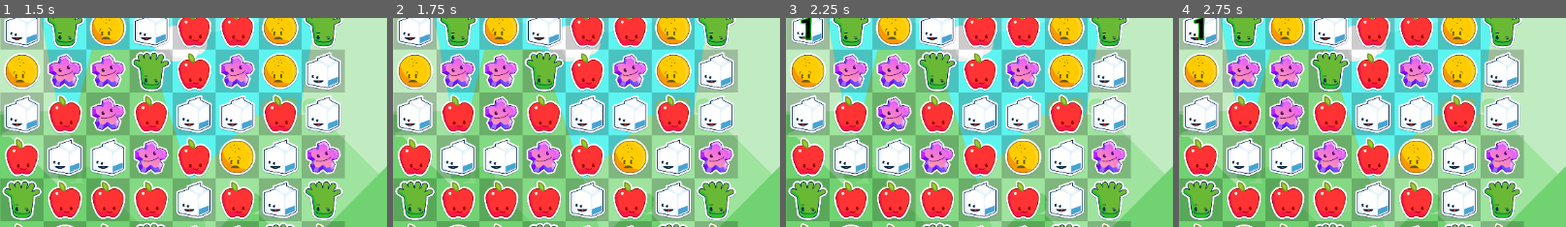
Above: before the commit, frames 1-4 (left to right).
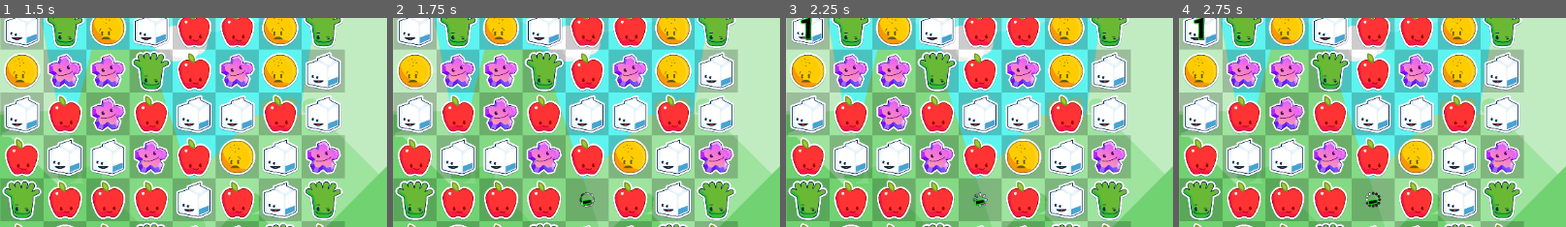
Above: after the commit, the same moments.

Repository: gitbrent/godot-match-3
Game: Godot game, scene res://game.tscn
Two runs of this game, one before a commit and one after it. Both use one fixed random seed, a clock stepped at 60 frames per second and the inputs below.
Inputs (mouse positions are % of the whole screen's width and height, from its top left):
- Up to frame 1 (1.5 s): tap Enter at 0.5 s; drag from (32, 13) to (60, 25) at 0.52 s; drag from (32, 23) to (45, 69) at 1.27 s
- Up to frame 2 (1.75 s): no input
- Up to frame 3 (2.25 s): tap Space at 2 s; move the mouse to (32, 33) at 2.02 s; click (32, 33) at 2.17 s
- Up to frame 4 (2.75 s): no input
The pictures show only the part of the screen within x 29-79%, y 31-81%; the shares and areas given below are measured in that part.

Frame 1 is identical in both runs. In frame 2, 1.4% of the frame differs, in the area x 45-55%, y 77-97%; in frame 3, 1.4%; in frame 4, 1.4%.

Commit message:
code cleanup

Diff:
--- a/game_board/GameBoard.gd
+++ b/game_board/GameBoard.gd
@@ -27,6 +27,44 @@
 	return brent
 
 # =========================================================
+
+func fill_grid():
+	var size = 8  # This is the size of your grid, 8x8 in this case
+	for i in range(size):
+		for j in range(size):
+			# Calculate index from row and column
+			#var index = i * size + j
+
+			# Load the appropriate scene based on the checkerboard pattern
+			var brdsq_scene_path = "res://game_board/board_square_1.tscn"  # Assume light square
+			if (i + j) % 2 == 0:
+				brdsq_scene_path = "res://game_board/board_square_0.tscn"  # Dark square
+
+			# Load and instantiate the scene
+			var brdsq_scene = load(brdsq_scene_path)
+			var brdsq = brdsq_scene.instantiate()
+
+			# Add the instantiated square to the grid container
+			grid_container.add_child(brdsq)
+
+func fill_hbox():
+	var gem_colors = [Enums.GemColor.WHITE, Enums.GemColor.RED, Enums.GemColor.YELLOW, Enums.GemColor.GREEN, Enums.GemColor.PURPLE]
+	for col_idx in range(hbox_container.get_child_count()):
+		for row_idx in range(8):
+			# A: random gem
+			var gem_type = gem_colors[randi() % gem_colors.size()]
+			#var gem_type = Enums.GemColor.WHITE
+			# B: create/add
+			var gem_cell_scene = load("res://game_board/gem_cell.tscn")
+			var gem_cell:GemCell = gem_cell_scene.instantiate()
+			hbox_container.get_child(col_idx).add_child(gem_cell)
+			gem_cell.initialize(gem_type)
+			var control_node = gem_cell.get_node("GemControl")
+			#control_node.connect("drag_start", self._on_cell_click)
+			control_node.connect("cell_click", self._on_cell_click)
+			#control_node.connect("drag_ended", self._on_cell_click)
+
+# =========================================================
 # NEW!!
 # =========================================================
 
@@ -90,7 +128,7 @@
 				if streak >= 3:
 					# Collect match details
 					for i in range(match_start, column):
-						match_details.append({"row": row, "column": i, "color": last_color})
+						match_details.append(gem_cell)
 					return match_details
 				streak = 1
 				match_start = column
@@ -169,6 +207,9 @@
 # STEP 2: Swap gems: capture current gems, move scenes via tween
 
 func swap_gem_cells(swap_cell_1:GemCell, swap_cell_2:GemCell):
+	if not swap_cell_1 or not swap_cell_2:
+		return
+
 	# A: signal game controller
 	emit_signal("gem_swapped") # play swipe sound
 
@@ -222,10 +263,11 @@
 		check_board_post_moves()
 
 func check_board_post_moves():
-	print("[check_board_post_moves]: enter")
+	print("[check_board_post_moves]: enter") # We get called too much (3 times after 1 move)
+	# FIXME: TODO: ^^^
 	var gem_matches = get_first_match()
 	if gem_matches.size() == 0:
-		await get_tree().create_timer(TWEEN_TIME).timeout
+		#await get_tree().create_timer(TWEEN_TIME).timeout
 		# Then swap them right back
 		swap_gem_cells(undo_cell_2, undo_cell_1)
 		undo_cell_1 = null
@@ -233,7 +275,7 @@
 	else:
 		print("[check_board_post_moves]: MATCHES! ", gem_matches)
 		# D3: log gems to explode after move is done
-		#explode_gems(explode_me_matched_gems)
+		explode_gems(gem_matches)
 		# TODO: EXPLODE LOOP
 		pass
 
@@ -254,196 +296,3 @@
 	#if selected_cell_2:
 		#selected_cell_2.debug_show_selnum(0)
 		#selected_cell_2 = null
-
-# =========================================================
-
-# ABOVE ARE CLEAR ~~~~~~~~~~~~~~~~~~~~~~~~~~~~~~~~~~~~~~~~~
-
-# TODO: Check entire board for any matches (not used yet, will show "NO MOVES" and reload grid)
-#func check_for_matches() -> bool:
-	#var num_columns: int = hbox_container.get_child_count()
-	#var num_rows: int = hbox_container.get_child_count()
-	#
-	## Horizontal Check (check each row)
-	#for row in range(num_rows):
-		#var last_color = null
-		#var streak = 0
-		#for column in range(num_columns):
-			##print("[check_for_matches]: [" + str(row) + "/" + str(column) + "]")
-			#var gem_cell = $HBoxContainer.get_child(column).get_child(row) as GemCell
-			#if gem_cell.gem_color == last_color:
-				#streak += 1
-			#else:
-				#if streak >= 3:
-					#return true  # Found a horizontal match
-				#streak = 1
-				#last_color = gem_cell.gem_color
-		#if streak >= 3:
-			#return true  # Check if the last streak in the row was a match
-	#
-	## Vertical Check (check each column)
-	#for column in range(num_columns):
-		#var last_color = null
-		#var streak = 0
-		#for row in range(num_rows):
-			#var gem_cell = $HBoxContainer.get_child(column).get_child(row) as GemCell
-			#if gem_cell.gem_color == last_color:
-				#streak += 1
-			#else:
-				#if streak >= 3:
-					#return true  # Found a vertical match
-				#streak = 1
-				#last_color = gem_cell.gem_color
-		#if streak >= 3:
-			#return true  # Check if the last streak in the column was a match
-	#
-	#return false  # No matches found
-#
-#func unique_array(array: Array) -> Array:
-	#var unique_dict: Dictionary = {}
-	#for item in array:
-		#unique_dict[item] = true
-	#return unique_dict.keys()
-#
-#func get_matched_gems(col: int, row: int) -> Array:
-	#var matches: Array = []
-	#var hbox = hbox_container
-#
-	## Check horizontally
-	#matches += get_matches_in_direction(col, row, hbox, -1, 0)  # Left
-	#matches += get_matches_in_direction(col, row, hbox, 1, 0)   # Right
-	#if matches.size() > 1:  # Includes the center gem, need at least one more for a match
-		#matches.append(hbox.get_child(col).get_child(row))  # Add center gem if match found
-#
-	## Check vertically
-	#var vertical_matches: Array = []
-	#vertical_matches += get_matches_in_direction(col, row, hbox, 0, -1)  # Up
-	#vertical_matches += get_matches_in_direction(col, row, hbox, 0, 1)   # Down
-	#if vertical_matches.size() > 1:
-		#vertical_matches.append(hbox.get_child(col).get_child(row))  # Add center gem if match found
-		#matches += vertical_matches  # Combine horizontal and vertical matches
-	#
-	#return unique_array(matches)  # Remove duplicates if any gem is counted in both directions
-#
-#func get_matches_in_direction(start_col: int, start_row: int, hbox: HBoxContainer, delta_col: int, delta_row: int) -> Array:
-	#var matches: Array = []
-	#var current_col: int = start_col + delta_col
-	#var current_row: int = start_row + delta_row
-	#var current_color: Enums.GemColor = (hbox.get_child(start_col).get_child(start_row) as GemCell).gem_color
-	#while current_col >= 0 and current_col < hbox.get_child_count() and current_row >= 0 and current_row < hbox.get_child(current_col).get_child_count():
-		#var gem_cell: GemCell = hbox.get_child(current_col).get_child(current_row) as GemCell
-		#if gem_cell.gem_color == current_color:
-			#matches.append(gem_cell)
-			#current_col += delta_col
-			#current_row += delta_row
-		#else:
-			#break
-	#return matches
-#
-#func will_create_match(src_cell: GemCell, new_col: int, new_row: int) -> bool:
-	#print("[will_create_match]: " + Enums.get_color_name_by_value(src_cell.gem_color) + " at c:r " + str(new_col+1) + ":" + str(new_row+1))
-	#
-	## Temporarily swap gems for the purpose of checking
-	#var tgt_cell: GemCell = hbox_container.get_child(new_col).get_child(new_row) as GemCell
-	#var original_color: Enums.GemColor = tgt_cell.gem_color
-	#tgt_cell.gem_color = src_cell.gem_color
-	#src_cell.gem_color = original_color
-	#
-	## Check for matches
-	#var matched_gems: Array = get_matched_gems(new_col, new_row)
-	#print("[will_create_match]: matched_gems: ", matched_gems)
-	#if matched_gems.size() > 0:
-		#return true
-	#
-	## Revert colors back if no match is found
-	#tgt_cell.gem_color = original_color
-	#src_cell.gem_color = tgt_cell.gem_color
-	#return false
-#
-#func check_match_at_position(col: int, row: int, hbox: HBoxContainer) -> bool:
-	## Check horizontally
-	#var min_col = max(col - 2, 0)
-	#var max_col = min(col + 2, hbox.get_child_count() - 1)
-	#var current_color = (hbox.get_child(col).get_child(row) as GemCell).gem_color
-	#var match_count = 1  # Start with the gem itself
-#
-	## Check to the left
-	#for i in range(col - 1, min_col - 1, -1):
-		#if (hbox.get_child(i).get_child(row) as GemCell).gem_color == current_color:
-			#match_count += 1
-		#else:
-			#break
-#
-	## Check to the right
-	#for i in range(col + 1, max_col + 1):
-		#if (hbox.get_child(i).get_child(row) as GemCell).gem_color == current_color:
-			#match_count += 1
-		#else:
-			#break
-#
-	#if match_count >= 3:
-		#return true  # Horizontal match found
-#
-	## Check vertically
-	#var vbox = hbox.get_child(col) as VBoxContainer
-	#var min_row = max(row - 2, 0)
-	#var max_row = min(row + 2, vbox.get_child_count() - 1)
-	#match_count = 1  # Reset for vertical checking
-#
-	## Check upwards
-	#for i in range(row - 1, min_row - 1, -1):
-		#if (vbox.get_child(i) as GemCell).gem_color == current_color:
-			#match_count += 1
-		#else:
-			#break
-#
-	## Check downwards
-	#for i in range(row + 1, max_row + 1):
-		#if (vbox.get_child(i) as GemCell).gem_color == current_color:
-			#match_count += 1
-		#else:
-			#break
-#
-	#if match_count >= 3:
-		#return true  # Vertical match found
-#
-	#return false  # No matches found
-
-
-# =========================================================
-
-func fill_grid():
-	var size = 8  # This is the size of your grid, 8x8 in this case
-	for i in range(size):
-		for j in range(size):
-			# Calculate index from row and column
-			#var index = i * size + j
-
-			# Load the appropriate scene based on the checkerboard pattern
-			var brdsq_scene_path = "res://game_board/board_square_1.tscn"  # Assume light square
-			if (i + j) % 2 == 0:
-				brdsq_scene_path = "res://game_board/board_square_0.tscn"  # Dark square
-
-			# Load and instantiate the scene
-			var brdsq_scene = load(brdsq_scene_path)
-			var brdsq = brdsq_scene.instantiate()
-
-			# Add the instantiated square to the grid container
-			grid_container.add_child(brdsq)
-
-func fill_hbox():
-	var gem_colors = [Enums.GemColor.WHITE, Enums.GemColor.RED, Enums.GemColor.YELLOW, Enums.GemColor.GREEN, Enums.GemColor.PURPLE]
-	for col_idx in range(hbox_container.get_child_count()):
-		for row_idx in range(8):
-			# A: random gem
-			var gem_type = gem_colors[randi() % gem_colors.size()]
-			#var gem_type = Enums.GemColor.WHITE
-			# B: create/add
-			var gem_cell_scene = load("res://game_board/gem_cell.tscn")
-			var gem_cell:GemCell = gem_cell_scene.instantiate()
-			hbox_container.get_child(col_idx).add_child(gem_cell)
-			gem_cell.initialize(gem_type)
-			var control_node = gem_cell.get_node("GemControl")
-			#control_node.connect("drag_start", self._on_cell_click)
-			control_node.connect("cell_click", self._on_cell_click)
-			#control_node.connect("drag_ended", self._on_cell_click)
